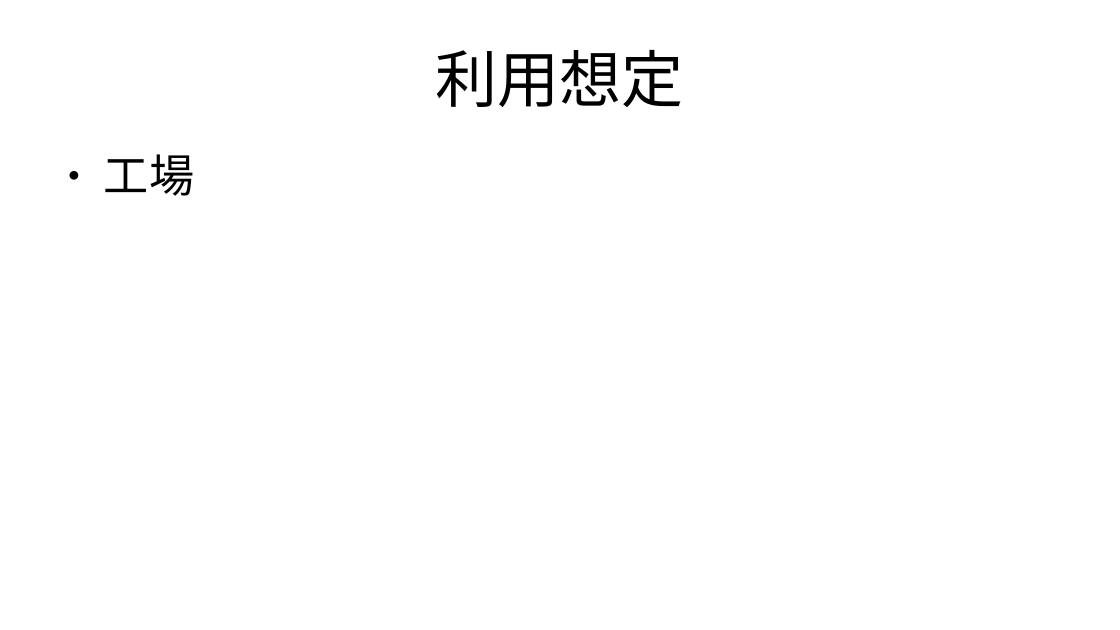
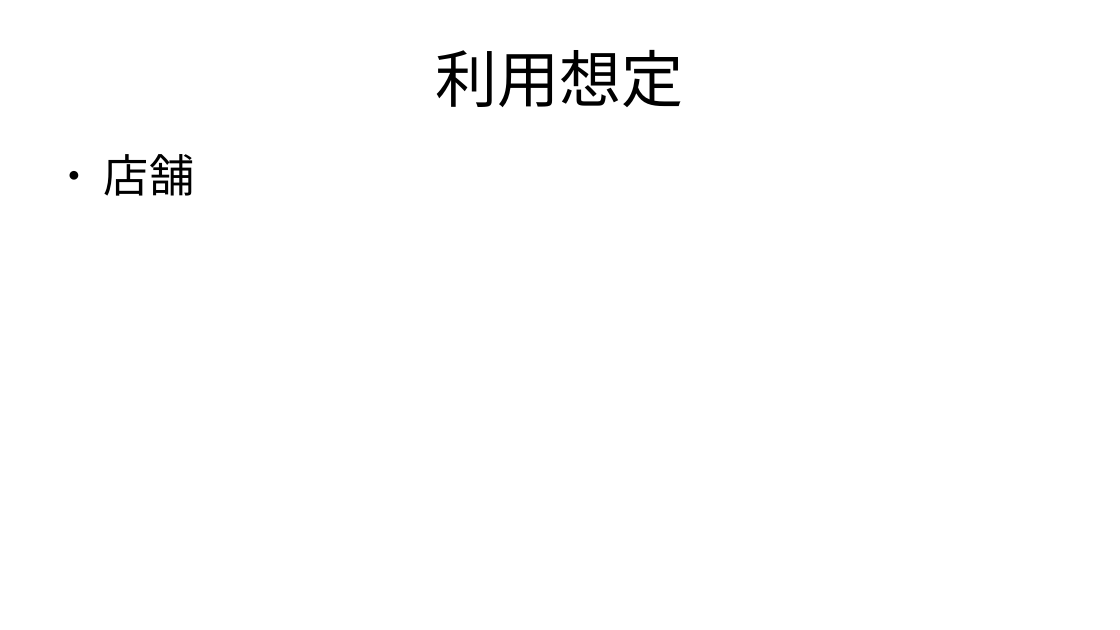
Before and after one commit to roja1988/88_WorkProduct, a slide deck: slide 2 of document/制作物_案.pptx. Drawn at 1120x630 pixels with LibreOffice and Linux fonts; fonts in the diff are those of the drawing. Boxes give left, top, right and bottom in pixels: in the first picture for what was removed or moved away, otherwise in the second. Text is boxed around its words. In the diff, an @@ line names an element or a change of style, - is before the commit and + after.

```diff
--- a/document/制作物_案.pptx
+++ b/document/制作物_案.pptx
@@ text at (x1=104, y1=154, x2=194, y2=196): text changed @@
-● 工場
+● 店舗
```
Also in this commit, not shown: 7 other slides changed, 20 other files.
